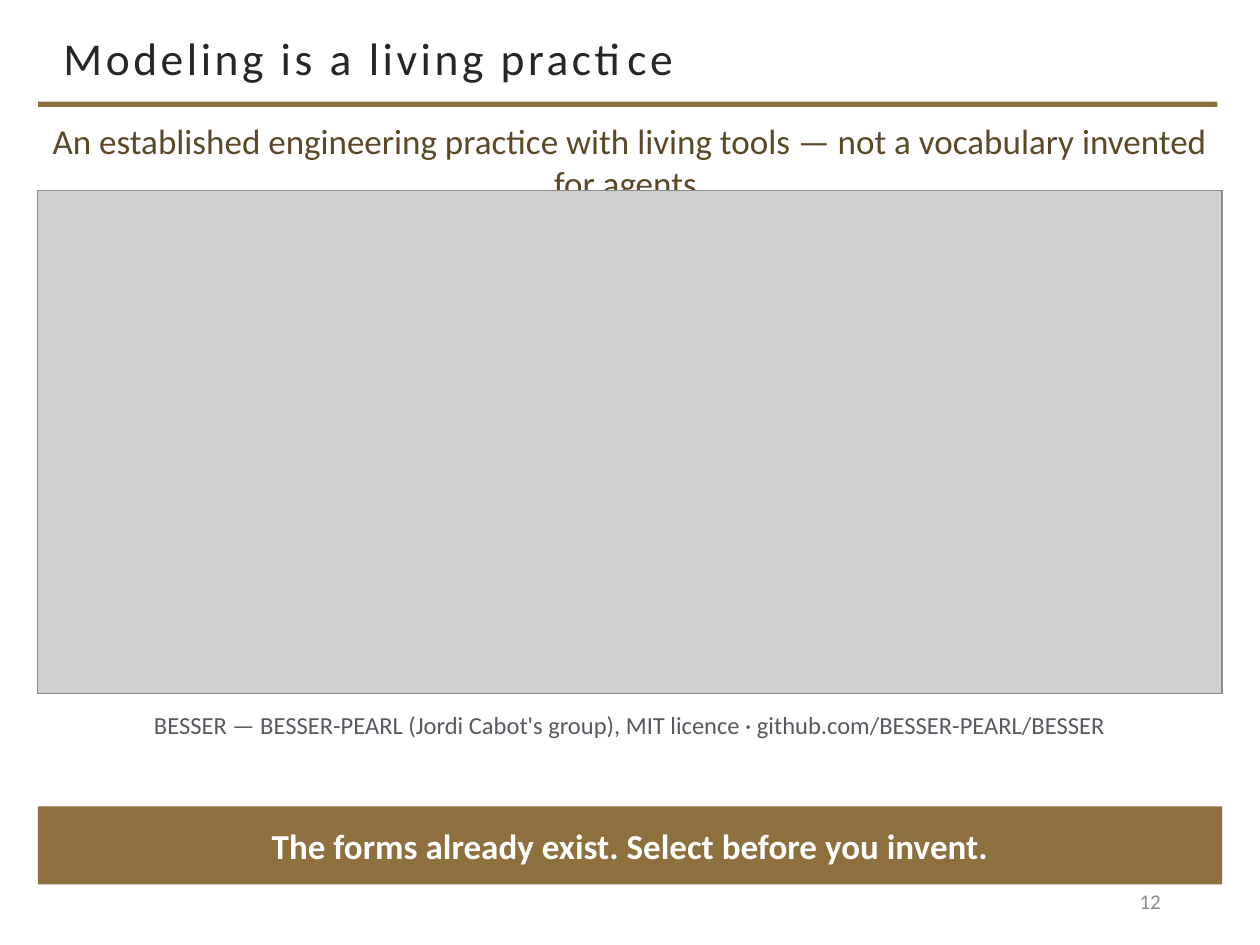
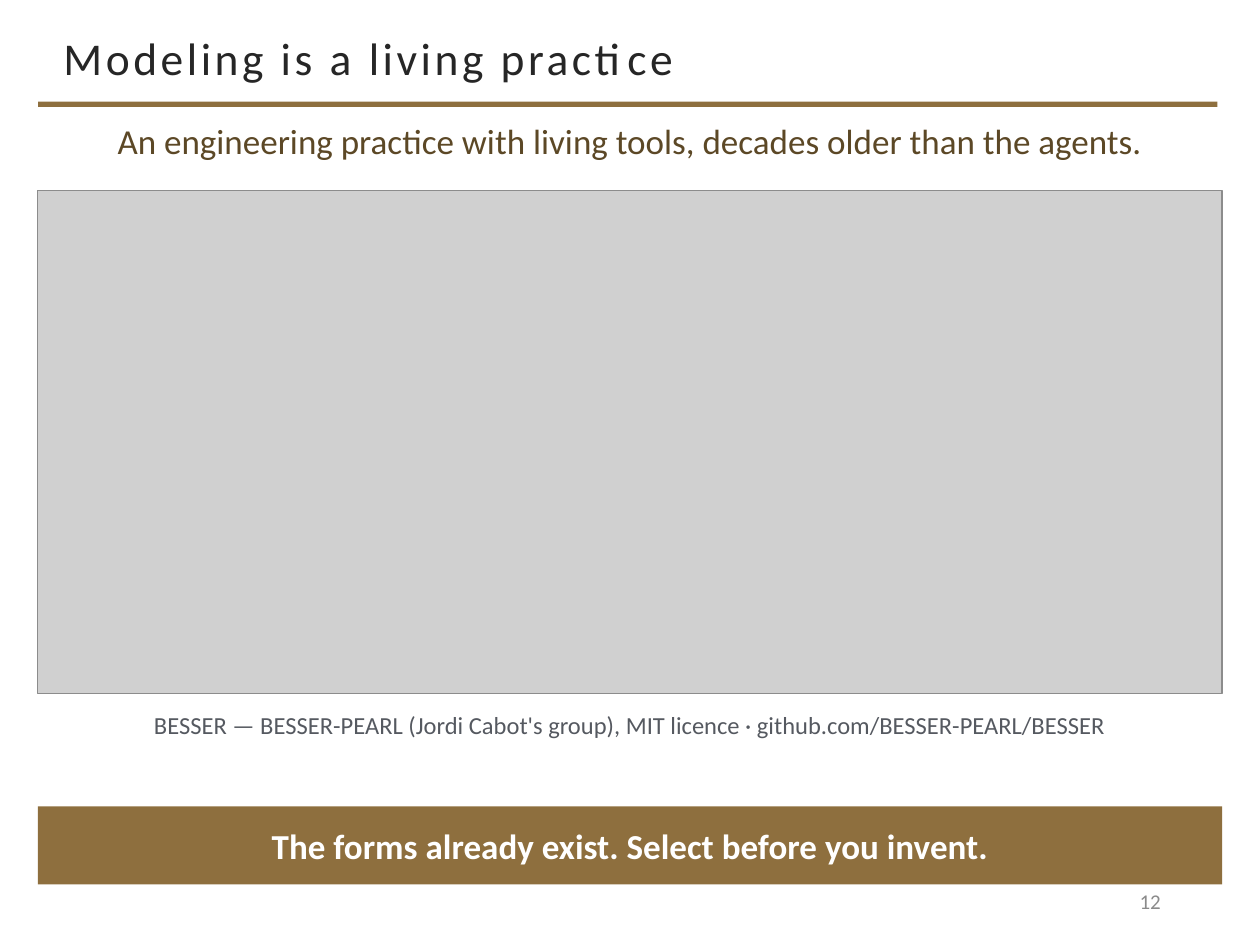
Before and after one commit to davisjam/model-based-agentic-software-engineering, a slide deck: slide 12 of course/lectures/act-2-delegation-and-control/02-modeling/2-2-Modeling-1-Purposeful-Reduction.pptx. Drawn at 1260x945 pixels with LibreOffice and Linux fonts; fonts in the diff are those of the drawing; grey boxes stand for pictures; background and template pictures are left out. Boxes give left, top, right and bottom in pixels: in the first picture for what was removed or moved away, otherwise in the second. Text is boxed around its words. In the diff, an @@ line names an element or a change of style, - is before the commit and + after.

```diff
--- a/course/lectures/act-2-delegation-and-control/02-modeling/2-2-Modeling-1-Purposeful-Reduction.pptx
+++ b/course/lectures/act-2-delegation-and-control/02-modeling/2-2-Modeling-1-Purposeful-Reduction.pptx
@@ text at (118, 129, 1141, 160): text changed @@
-An established engineering practice with living tools — not a vocabulary invented for agents.
+An engineering practice with living tools, decades older than the agents.
```
